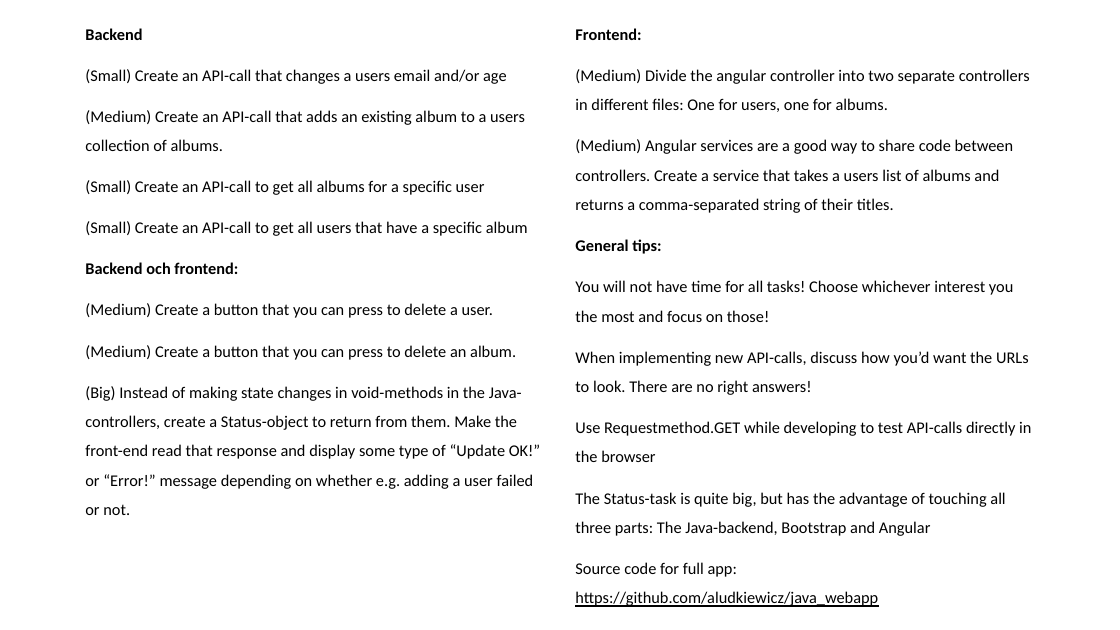
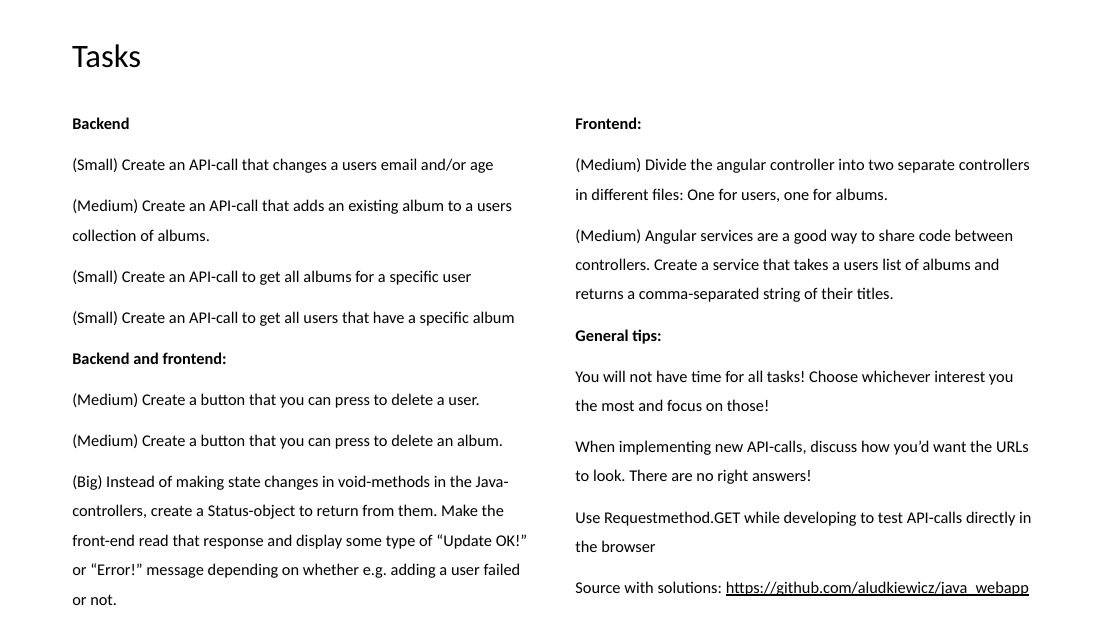
Before and after one commit to aludkiewicz/java_webapp_base, a slide deck: slide 28 of Webapp_java.pptx. Drawn at 1120x630 pixels with LibreOffice and Linux fonts; fonts in the diff are those of the drawing. Boxes give left, top, right and bottom in pixels: in the first picture for what was removed or moved away, otherwise in the second. Text is boxed around its words. In the diff, an @@ line names an element or a change of style, - is before the commit and + after.

```diff
--- a/Webapp_java.pptx
+++ b/Webapp_java.pptx
@@ text added at (72, 44, 141, 68), 28 pt, text #000000 @@
+Tasks
@@ text "Backend": place and size @@
-text "Backend" at (85, 28, 540, 515)
+text "Backend" at (72, 117, 527, 605)
@@ text "Frontend:": place and size @@
-text "Frontend:" at (575, 28, 1031, 607)
+text "Frontend:" at (575, 117, 1031, 596)
@@ text at (72, 352, 227, 364): text changed @@
-Backend och frontend:
+Backend and frontend:
@@ text at (575, 581, 1029, 596): text changed @@
-The Status-task is quite big, but has the advantage of touching all three parts: The Java-backend, Bootstrap and Angular
-Source code for full app: https://github.com/aludkiewicz/java_webapp
+Source with solutions: https://github.com/aludkiewicz/java_webapp
```
Also in this commit, not shown: 3 other slides changed, 1 slide added, 1 other file.
